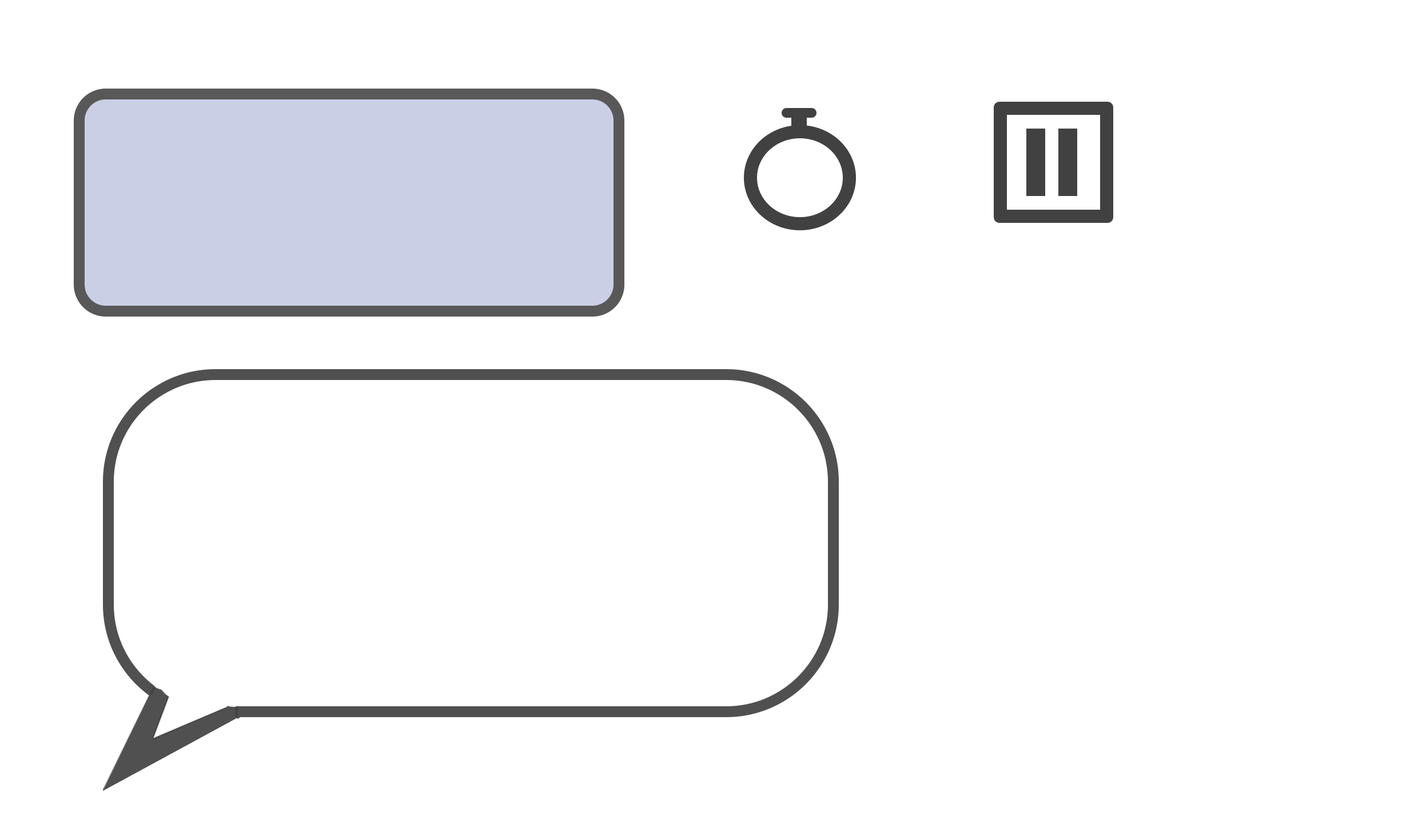
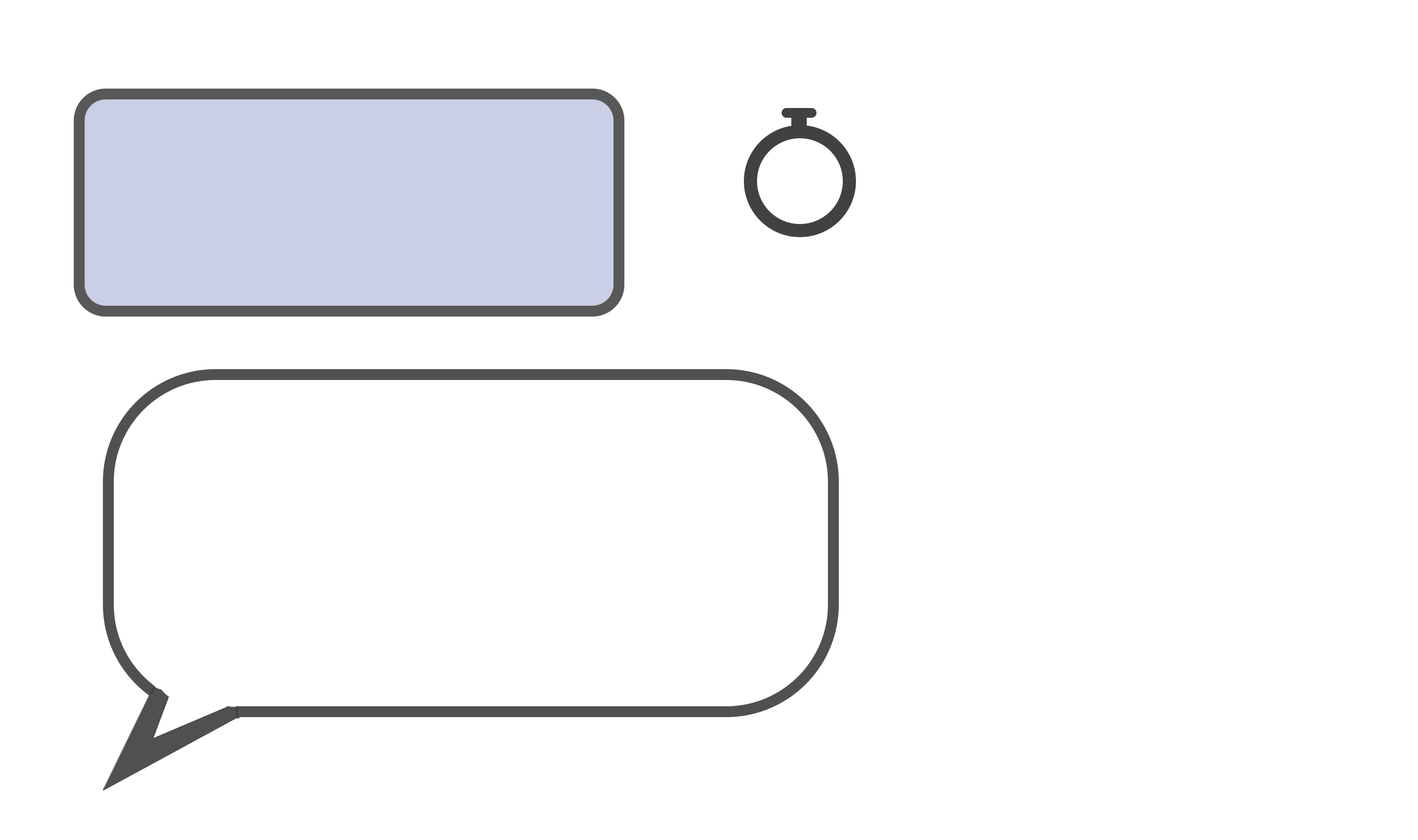
Revision of a layered (1418, 840) image; what changed, layer by layer:
painted on "Ellipse 1" over [743, 125, 856, 238]
painted on "Rectangle 2" (1st of 2) over [1058, 128, 1078, 197]
painted on "Rectangle 2" (2nd of 2) over [1026, 128, 1045, 197]
painted on "Rounded Rectangle 5" over [993, 101, 1114, 223]
